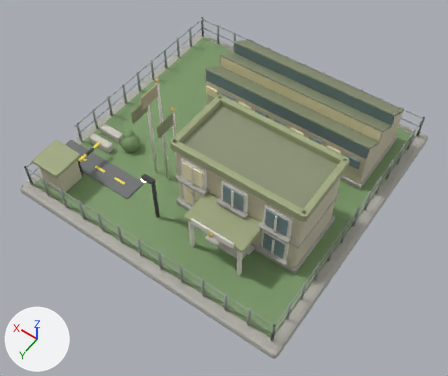
One commit to the glTF model web/models/treasury_6.glb: the scene before it, then after it.
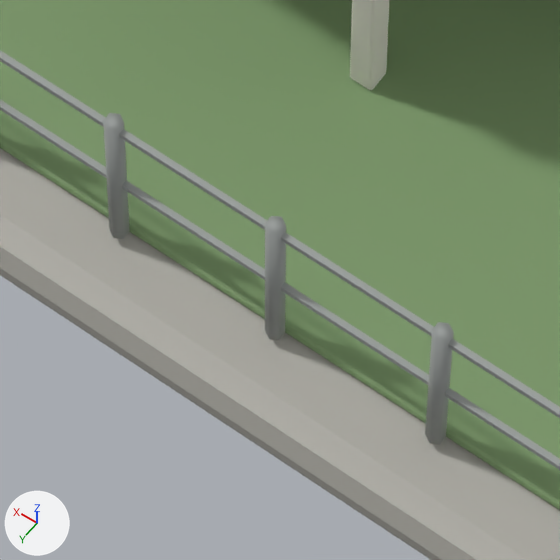
The first picture shows the older version from a 50 mm camera at (-2.27, 3.29, 4.77) aimed at (-0.24, 0.45, 0.3). The close-ups show the older and then the newer version on the part from 42% to 59% of the width and 70% to 91% of the height of that picture. Only the edits that show in the close-ups are written down. Arrows for +X, +Y and +Z are at lower left; the lights stay in place. Where no turn or scale is listed for an object, it has been applied to the vertices.
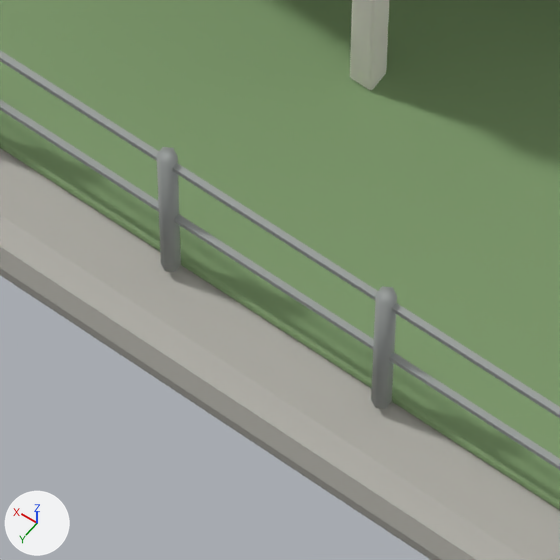
What changed in the scene script:
```text
Change ob_cylinder_008:
    ob_cylinder_008.location: (-1.133, 1.36, 0.245) -> (-1.058, 1.36, 0.245)
Change ob_cylinder_012:
    ob_cylinder_012.location: (-0.907, 1.36, 0.245) -> (-0.756, 1.36, 0.245)
Change ob_cylinder_016:
    ob_cylinder_016.location: (-0.68, 1.36, 0.245) -> (-0.453, 1.36, 0.245)
```

Boxes [x1, y1, x2, y2] around the edits, measured in the close-ups (560 x 560 px):
'Cylinder.008', moved
    before: [425, 322, 454, 444]
    after: [371, 286, 397, 409]
'Cylinder.012', moved
    before: [265, 216, 286, 340]
    after: [157, 147, 181, 272]
'Cylinder.016', moved (not visible afterwards)
    before: [103, 113, 130, 239]
